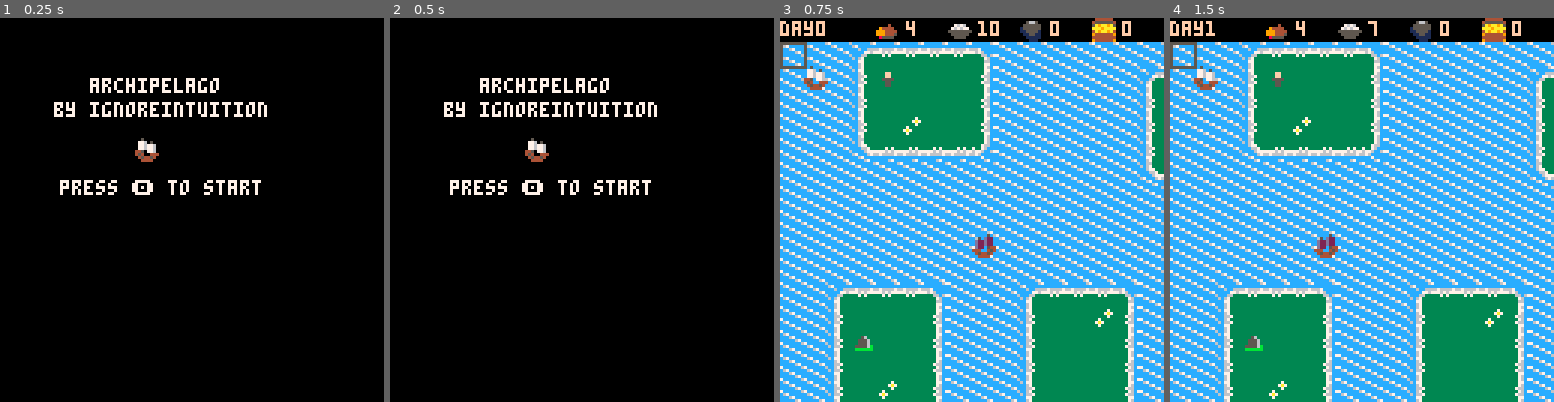
Above: before the commit, frames 1-4 (left to right).
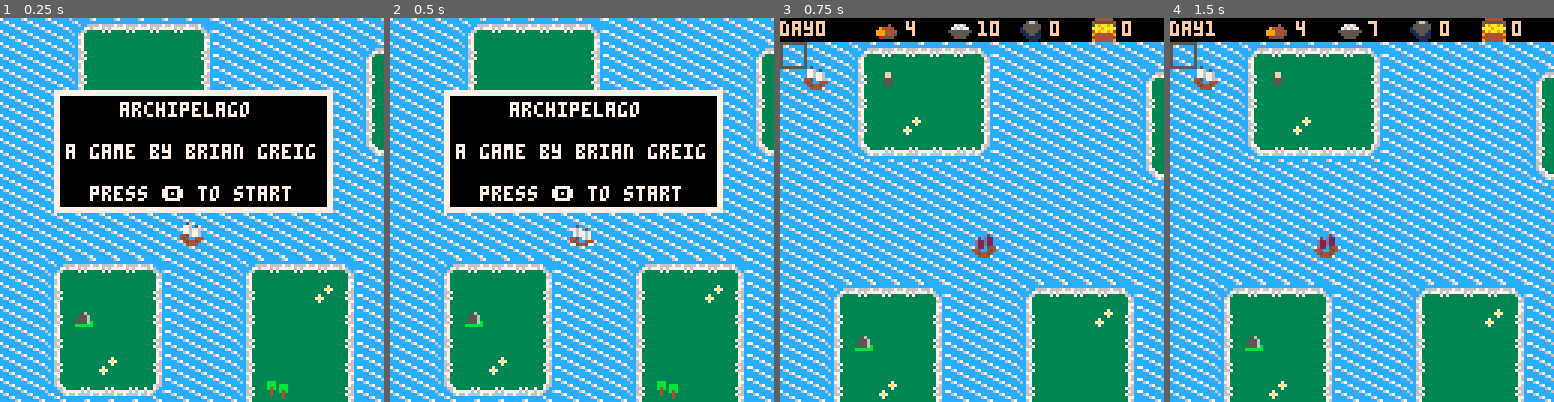
Above: after the commit, the same moments.

Repository: ignoreintuition/archipelago
Game: PICO-8 cartridge archipelago.p8
Same seed, same stepped clock (60 frames per second), same inputs: the game is played once before the commit and once after it.
Inputs:
- Up to frame 1 (0.25 s): no input
- Up to frame 2 (0.5 s): tap X (X key) at 0.33 s
- Up to frame 3 (0.75 s): tap O (Z key) at 0.7 s
- Up to frame 4 (1.5 s): tap X (X key) at 1.07 s

The runs differ from the first frame. In frame 1, 83% of the frame differs, in the area x 0-100%, y 0-100%; in frame 2, 83%; in frame 3, nothing differs; in frame 4, nothing differs.

Commit message:
Updated title

Diff:
--- a/src/building.lua
+++ b/src/building.lua
@@ -56,7 +56,7 @@
 end
 
 function updateBuilding(b)
-  b.spr = animate(b)
+  b.spr = animate(timer, b.spr)
   if d["resolved"] and b["queueForUpdate"] then
     b["queueForUpdate"] = false
     if resource["wood"] >= 2 then
--- a/src/helpers.lua
+++ b/src/helpers.lua
@@ -1,12 +1,12 @@
-function animate(s)
-  if timer == 0 then
-    if fget(s.spr, frame[1]) == true then
-      return s.spr + 1
-    elseif fget(s.spr, frame[2]) == true then
-      return s.spr - 1
+function animate( t, s )
+  if t == 0 then
+    if fget(s, frame[1]) == true then
+      return s + 1
+    elseif fget(s, frame[2]) == true then
+      return s - 1
     end
   end
-  return s.spr
+  return s
 end
 
 function isTile(type, x, y)
--- a/src/sprites.lua
+++ b/src/sprites.lua
@@ -121,3 +121,14 @@
   end
   return false
 end
+
+function get𝘴prite𝘪nfo(x, y)
+  for i, v in ipairs(active𝘴prites) do
+    if v.type == unit or v.type == building then
+      if v.x == x and v.y == y then
+        return v
+      end
+    end
+  end
+  return {}
+end
--- a/src/title.lua
+++ b/src/title.lua
@@ -1,17 +1,36 @@
 function initTitle()
-  titleBoat = 19
+  title = {
+  boat = 19,
+  timer = 0,
+  animTimer = 10
+  }
 end
 
 function drawTitle()
   cls()
-  print( "archipelago", 30, 20, 7)
-  print( "by ignoreintuition", 18, 28, 7)
-  spr(titleBoat, 45, 40)
-  print( "press 🅾️ to start", 20, 54, 7 )
+  map(0, 0, 0, 0, 128, 64)
+  rectfill(18, 24, 110, 64, 7)
+  rectfill(20, 26, 108, 62,  0)
+  print( "archipelago", 40, 28, 7)
+  print( "a game by brian greig", 22, 42, 7)
+  print( "press 🅾️ to start", 30, 56, 7 )
+  spr(title.boat, 60, 68)
+
 end
 
 function updateTitle()
     if btnp(🅾️) then
     state = gameState["game"]
   end
+  updateTimer()
+  title.boat = animate(title.timer, title.boat)
 end
+
+function updateTimer()
+  if state == gameState["title"] then
+  if (title.timer <= 0) then
+  title.timer = title.animTimer
+  end
+    title.timer = title.timer - 1
+  end
+end
--- a/src/toolbar.lua
+++ b/src/toolbar.lua
@@ -185,9 +185,13 @@
     end
   end,
   move = function(arg)
-    mode = modes["select"]
-  end,
+    local s = get𝘴prite𝘪nfo(c.x, c.y)
+    prev𝘮ode = mode
+    mode = modes["move"]
+    s.sel = true  end,
   disembark = function(arg)
+    local s = get𝘴prite𝘪nfo(c.x, c.y)
+    disembark(s)
     mode = modes["select"]
   end
 }
--- a/src/unit.lua
+++ b/src/unit.lua
@@ -33,7 +33,7 @@
 end
 
 function updateUnit(u)
-  u.spr = animate(u)
+  u.spr = animate(timer, u.spr)
   if d["resolved"] and u["queueForUpdate"] then
     mode = modes["select"]
     u["queueForUpdate"] = false
@@ -83,13 +83,14 @@
   return true
 end
 
-function disembark(u, v)
+function disembark(u)
   for i, v in ipairs(u.passengers) do
-    add(activeSprites, v)
+    v.x = u.x
+    v.y = u.y
+    add(active𝘴prites, v)
     del(u.passengers, v)
   end
 end
-
 function moveUnit(u, x, y)
   if u.x == x and u.y == y then
     mode = modes["select"]
Not shown, changed: dist/archipelago.p8.png
